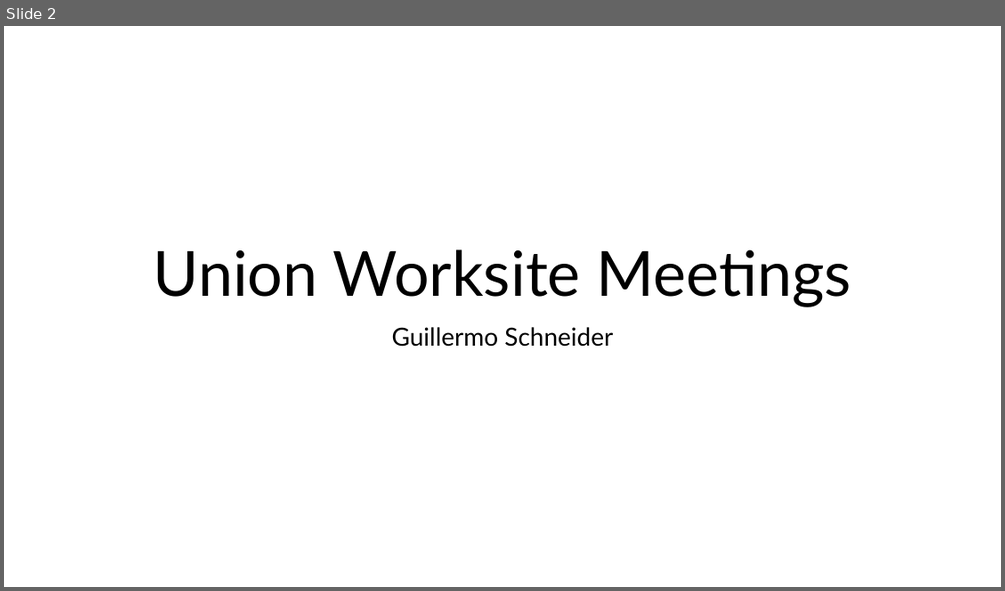
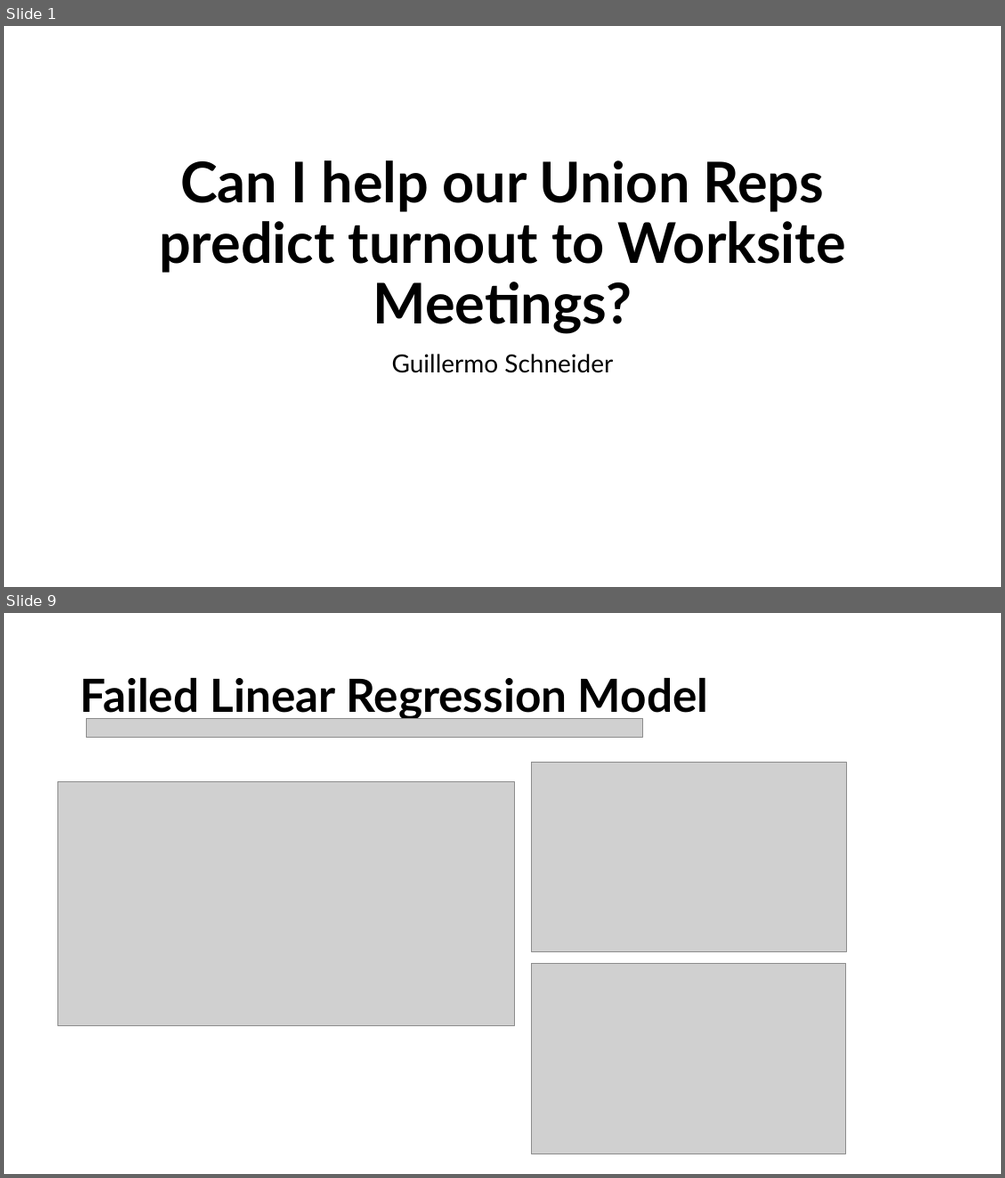
Before and after one commit to GuillermoCharlesSchneider/DATA-606, a slide deck: Project/FinalProjectPresentation.pptx. Shown one above the other, each under a label of ours: slide 2 before the commit, slides 1 and 9 after it; the slides between them are not shown. The pictures are 1005x591 and 1005x1178 pixels, drawn with LibreOffice and Linux fonts; fonts in the diff are those of the drawing; grey boxes stand for pictures. Boxes give left, top, right and bottom in pixels: in the first picture for what was removed or moved away, otherwise in the second. Text is boxed around its words. In the diff, an @@ line names an element or a change of style, - is before the commit and + after.

```diff
--- a/Project/FinalProjectPresentation.pptx
+++ b/Project/FinalProjectPresentation.pptx
@@ slide 9 added at (4, 613, 1001, 1174), background #FFFFFF @@
@@ title added at (80, 678, 708, 720), 44 pt, text #000000, bold @@
+Failed Linear Regression Model
@@ picture added at (87, 718, 643, 737) @@
@@ picture added at (531, 762, 847, 952) @@
@@ picture added at (57, 782, 515, 1025) @@
@@ picture added at (531, 964, 846, 1153) @@
@@ what was slide 2 is now slide 1 @@
@@ slide 1 changed as well @@
@@ title at (159, 160, 846, 334): text changed; size 60 to 54 pt; bold on @@
-Union Worksite Meetings
+Can I help our Union Reps predict turnout to Worksite Meetings?
@@ subtitle "Guillermo Schneider": place and size @@
-subtitle "Guillermo Schneider" at (392, 327, 613, 346)
+subtitle "Guillermo Schneider" at (392, 354, 613, 373)
```
Also in this commit, not shown: 12 other slides added, 6 slides removed, 4 other files.
